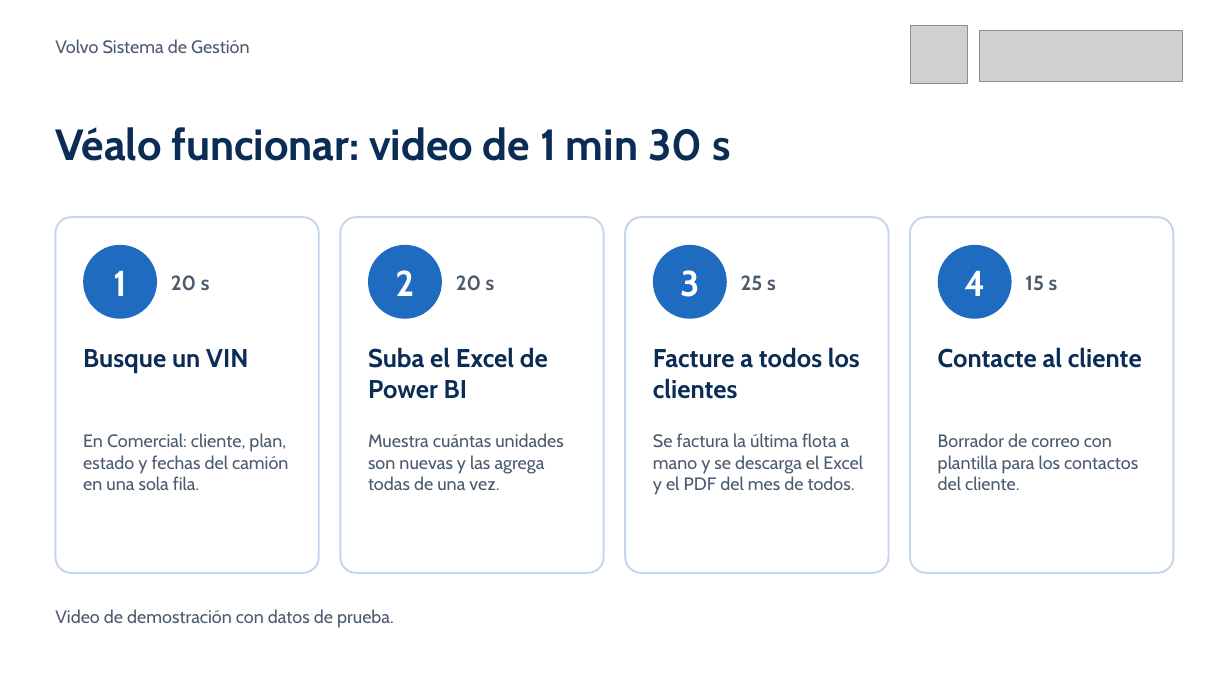
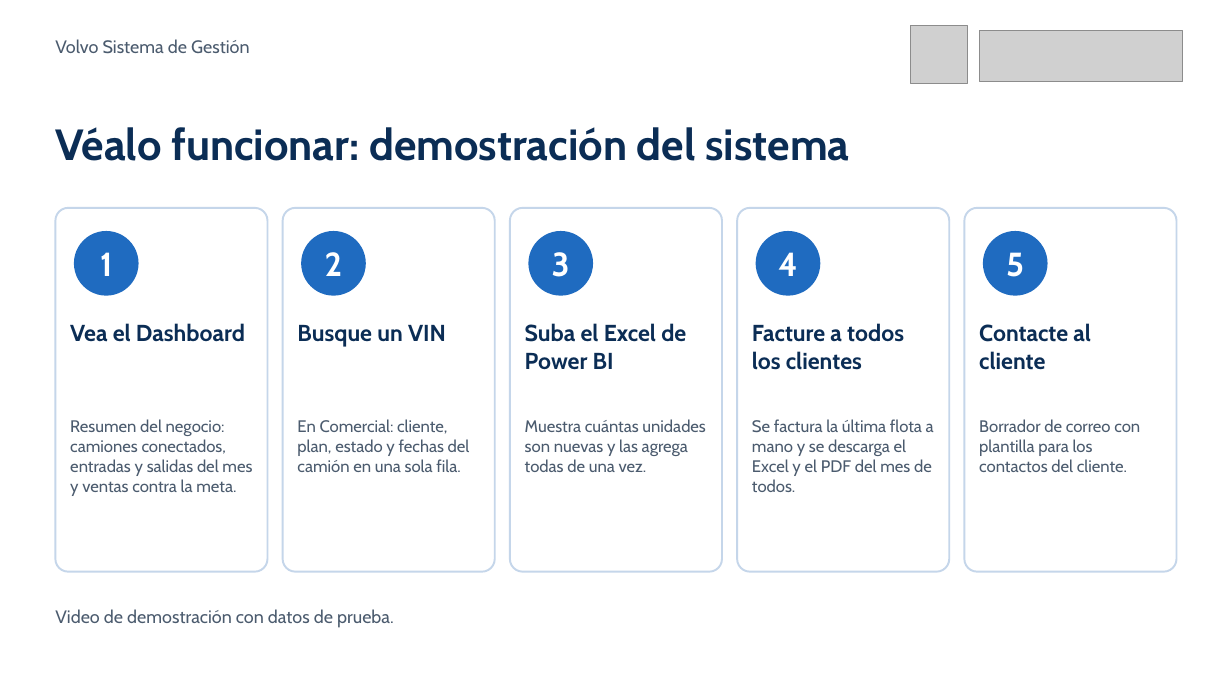
Before and after one commit to felipeMon20/PTY4614-302-EQUIPO-2, a slide deck: slide 8 of Fase 3/Evidencias Grupales/Presentacion Final - Volvo Sistema de Gestion.pptx. Drawn at 1232x693 pixels with LibreOffice and Linux fonts; fonts in the diff are those of the drawing; grey boxes stand for pictures. Boxes give left, top, right and bottom in pixels: in the first picture for what was removed or moved away, otherwise in the second. Text is boxed around its words. In the diff, an @@ line names an element or a change of style, - is before the commit and + after.

```diff
--- a/Fase 3/Evidencias Grupales/Presentacion Final - Volvo Sistema de Gestion.pptx
+++ b/Fase 3/Evidencias Grupales/Presentacion Final - Volvo Sistema de Gestion.pptx
@@ text at [55,127,850,161]: text changed @@
-Véalo funcionar: video de 1 min 30 s
+Véalo funcionar: demostración del sistema
@@ rounded rectangle: place and size @@
-rounded rectangle at [55,217,319,573]
+rounded rectangle at [55,208,268,572]
@@ rounded rectangle: place and size @@
-rounded rectangle at [340,217,604,573]
+rounded rectangle at [283,208,495,572]
@@ rounded rectangle added at [510,208,723,572], fill #FFFFFF, outline #C5D6EA 1.5 pt @@
@@ rounded rectangle: place and size @@
-rounded rectangle at [626,217,889,573]
+rounded rectangle at [738,208,950,572]
@@ rounded rectangle: place and size @@
-rounded rectangle at [910,217,1174,573]
+rounded rectangle at [965,208,1177,572]
@@ ellipse "1": place and size @@
-ellipse "1" at [113,271,126,296]
+ellipse "1" at [74,231,139,296]
@@ ellipse "2": place and size @@
-ellipse "2" at [395,270,414,296]
+ellipse "2" at [301,231,366,296]
@@ ellipse "3": place and size @@
-ellipse "3" at [680,270,699,297]
+ellipse "3" at [529,231,593,296]
@@ size 28 to 26 pt; fill none to #1F6BC0 in 4 elements at [74,231,139,296], [301,231,366,296], [529,231,593,296], [756,231,821,296] @@
@@ ellipse "4": place and size @@
-ellipse "4" at [964,271,985,296]
+ellipse "4" at [756,231,821,296]
@@ ellipse added at [983,231,1048,296], fill #1F6BC0, 26 pt, text #FFFFFF, bold @@
+5
@@ ellipse removed at [83,245,157,319] @@
@@ ellipse removed at [368,245,442,319] @@
@@ ellipse removed at [653,245,727,319] @@
@@ ellipse removed at [938,245,1012,319] @@
@@ text removed at [171,275,210,291] @@
-20 s
@@ text removed at [456,275,495,291] @@
-20 s
@@ text removed at [741,275,776,290] @@
-25 s
@@ text removed at [1025,275,1058,290] @@
-15 s
@@ text added at [70,323,245,342], 18 pt, text #0B2D55, bold @@
+Vea el Dashboard
@@ size 20 to 18 pt in 4 elements at [979,323,1091,370], [752,323,904,370], [525,323,686,370], [297,325,446,347] @@
@@ text "Busque un VIN": place and size @@
-text "Busque un VIN" at [83,349,248,373]
+text "Busque un VIN" at [297,325,446,347]
@@ text "Suba el Excel de Power ...": place and size @@
-text "Suba el Excel de Power ..." at [368,347,548,399]
+text "Suba el Excel de Power ..." at [525,323,686,370]
@@ text "Facture a todos los clientes": place and size @@
-text "Facture a todos los clientes" at [653,347,860,399]
+text "Facture a todos los clientes" at [752,323,904,370]
@@ text "Contacte al cliente": place and size @@
-text "Contacte al cliente" at [938,347,1142,368]
+text "Contacte al cliente" at [979,323,1091,370]
@@ text added at [70,419,252,496], 13 pt, text #4B5B6E @@
+Resumen del negocio: camiones conectados, entradas y salidas del mes y ventas contra la meta.
@@ size 14 to 13 pt in 4 elements at [979,419,1140,472], [752,419,934,492], [525,419,705,472], [297,419,470,472] @@
@@ text "En Comercial: cliente, plan, estado ...": place and size @@
-text "En Comercial: cliente, plan, estado ..." at [83,433,288,490]
+text "En Comercial: cliente, plan, estado ..." at [297,419,470,472]
@@ text "Muestra cuántas unidades son nuevas ...": place and size @@
-text "Muestra cuántas unidades son nuevas ..." at [368,433,564,490]
+text "Muestra cuántas unidades son nuevas ..." at [525,419,705,472]
@@ text "Se factura la última flota ...": place and size @@
-text "Se factura la última flota ..." at [653,433,863,495]
+text "Se factura la última flota ..." at [752,419,934,492]
@@ text "Borrador de correo con plantilla ...": place and size @@
-text "Borrador de correo con plantilla ..." at [938,433,1138,490]
+text "Borrador de correo con plantilla ..." at [979,419,1140,472]
```
Also in this commit, not shown: 1 other slide changed.
